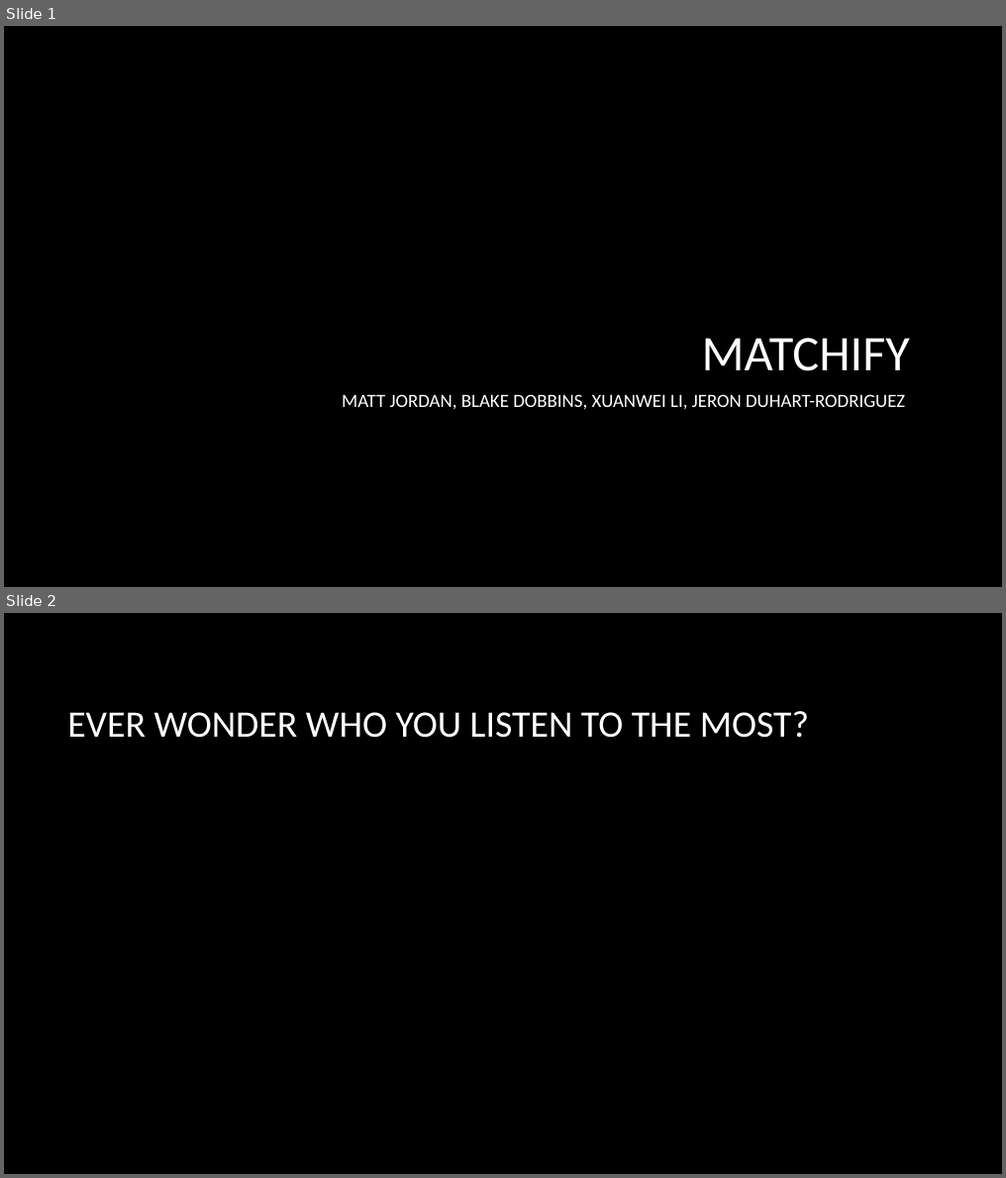
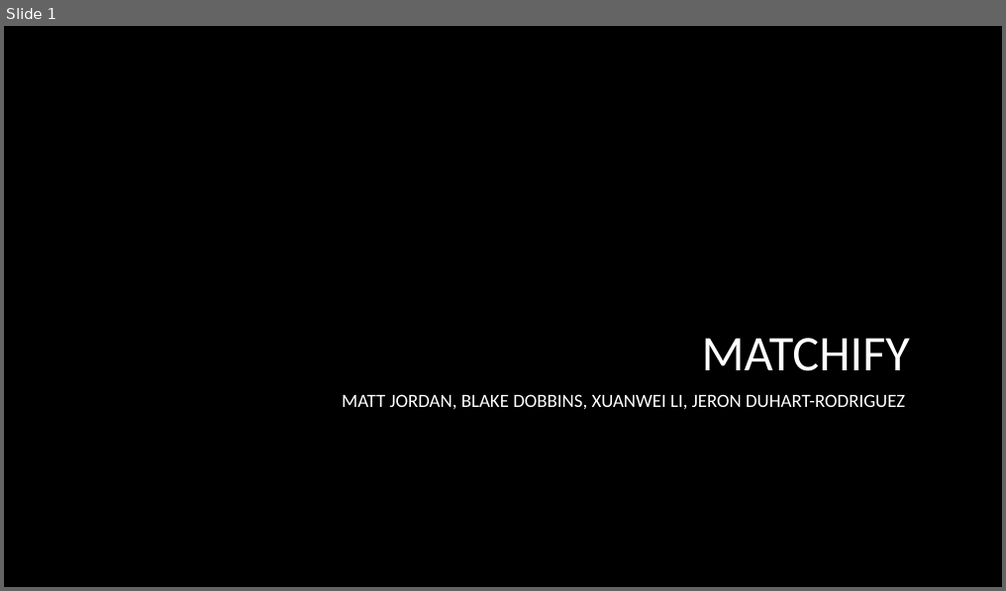
Before and after one commit to cal1bxr/Project2-Amplifire-Azura, a slide deck: MatchifyPres.pptx. Shown one above the other, each under a label of ours: slides 1 and 2 before the commit, slide 1 after it. The pictures are 1006x1178 and 1006x591 pixels, drawn with LibreOffice and Linux fonts; fonts in the diff are those of the drawing; background and template pictures are left out. Boxes give left, top, right and bottom in pixels: in the first picture for what was removed or moved away, otherwise in the second. Text is boxed around its words. In the diff, an @@ line names an element or a change of style, - is before the commit and + after.

Commit message:
Powerpoint

```diff
--- a/MatchifyPres.pptx
+++ b/MatchifyPres.pptx
@@ slide 2 removed at (4, 613, 1002, 1174), background picture (left out) @@
@@ title removed at (67, 711, 809, 738) @@
-EVER WONDER WHO YOU LISTEN TO THE MOST?
```
Also in this commit, not shown: 5 slides added.
